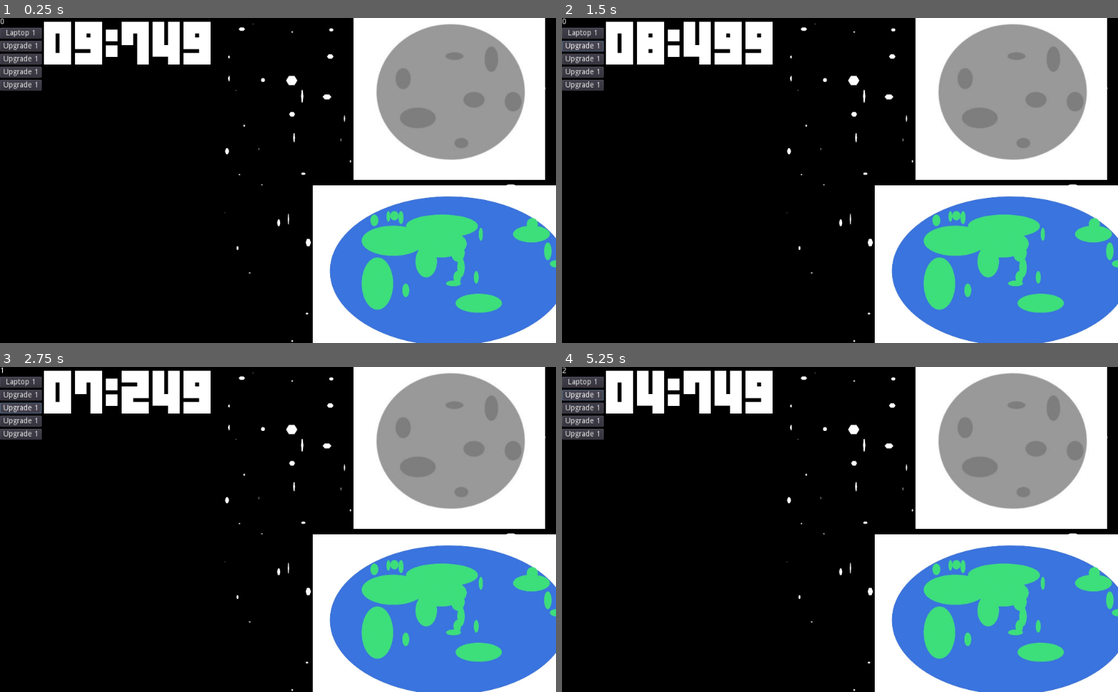
Above: before the commit, frames 1-4 (two rows, left to right).
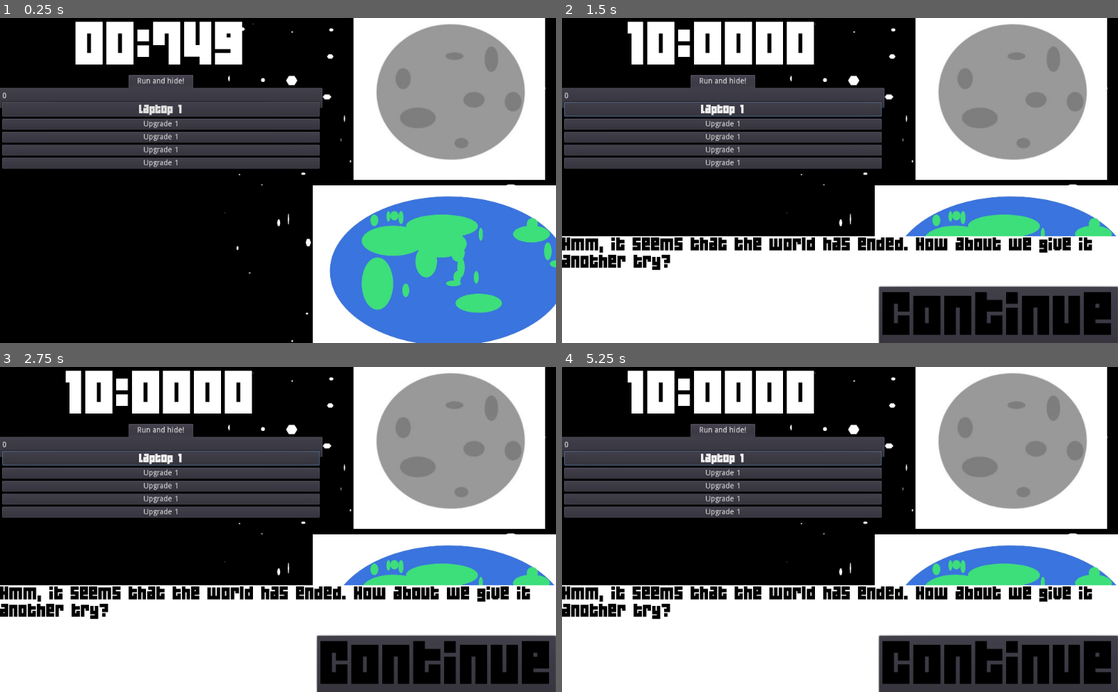
Above: after the commit, the same moments.

Repository: AngelOnFira/ludum-50
Game: Godot game, scene res://Main.tscn
Two runs of this game, one before a commit and one after it. Both use one fixed random seed, a clock stepped at 60 frames per second and the inputs below.
Inputs (mouse positions are in pixels of both pictures, inside the frame that each line leads up to):
- Up to frame 1 (0.25 s): no input
- Up to frame 2 (1.5 s): click "Laptop 1" at 0.5 s; click (584, 47) at 1.25 s, where only the run before the commit has a clickable "Upgrade 1"
- Up to frame 3 (2.75 s): click (22, 409) at 2 s, where only the run before the commit has a clickable "Upgrade 1"
- Up to frame 4 (5.25 s): click (584, 422) at 2.75 s, where only the run before the commit has a clickable "Upgrade 1"; click (584, 435) at 3.5 s, where only the run before the commit has a clickable "Upgrade 1"; click (584, 383) at 4.25 s, where only the run before the commit has a clickable "Laptop 1"; click (584, 396) at 5 s, where only the run before the commit has a clickable "Upgrade 1"

The runs differ from the first frame. In frame 1, 17% of the frame differs, in the area x 0-59%, y 0-47%; in frame 2, 48%; in frame 3, 48%; in frame 4, 48%, in the area x 0-100%, y 0-100%.

Commit message:
Better UI

Diff:
--- a/Assets/Fonts/Products.tres
+++ b/Assets/Fonts/Products.tres
@@ -3,5 +3,5 @@
 [ext_resource path="res://Assets/Fonts/04B_19__.TTF" type="DynamicFontData" id=1]
 
 [resource]
-size = 30
+size = 20
 font_data = ExtResource( 1 )
--- a/Main.gd
+++ b/Main.gd
@@ -18,7 +18,7 @@
 	"Hmm, it seems that the world has ended. How about we give it another try?",
 ]
 
-var timer = 1000 * 10 # 10 seconds
+var timer = 1000 * 1 # 10 seconds
 
 var money: float = 0.0
 
@@ -57,14 +57,14 @@
 		milliseconds,
 	]
 
-	$HBoxContainer/MidPanel/Timer.text = time_left
-	$HBoxContainer/LeftPanel/Money.text = str(amount)
+	$LeftSide/LeftSidePanel/Timer.text = time_left
+	$"LeftSide/LeftSidePanel/TabContainer/Run and hide!/LeftPanel/Money".text = str(amount)
 
 	# If time runs out, reset the timer to 10 seconds
 	if timer <= 0:
 		timer = 1000 * 10
-		$HBoxContainer/MidPanel/Timer.text = "10:0000"
-		$HBoxContainer/LeftPanel/Money.text = "0"
+		$LeftSide/LeftSidePanel/Timer.text = "10:0000"
+		$"LeftSide/LeftSidePanel/TabContainer/Run and hide!/LeftPanel/Money".text = "0"
 
 		# Show the StoryPanel
 		$StoryPanel.visible = true
--- a/Main.tscn
+++ b/Main.tscn
@@ -6,6 +6,8 @@
 [ext_resource path="res://Assets/Stars.jpg" type="Texture" id=4]
 [ext_resource path="res://Assets/Fonts/HelpFont.tres" type="DynamicFont" id=5]
 [ext_resource path="res://Assets/Fonts/TimerFont.tres" type="DynamicFont" id=6]
+[ext_resource path="res://Assets/Fonts/Products.tres" type="DynamicFont" id=7]
+[ext_resource path="res://RunAndHide.gd" type="Script" id=8]
 
 [node name="Main" type="Control"]
 anchor_right = 1.0
@@ -26,63 +28,73 @@
 scale = Vector2( 0.389734, 0.389734 )
 texture = ExtResource( 2 )
 
-[node name="HBoxContainer" type="HBoxContainer" parent="."]
+[node name="LeftSide" type="Control" parent="."]
+anchor_right = 0.58
+anchor_bottom = 1.0
+
+[node name="LeftSidePanel" type="VBoxContainer" parent="LeftSide"]
 anchor_right = 1.0
 anchor_bottom = 1.0
 
-[node name="LeftPanel" type="VBoxContainer" parent="HBoxContainer"]
-margin_right = 77.0
-margin_bottom = 600.0
-
-[node name="Money" type="Label" parent="HBoxContainer/LeftPanel"]
-margin_right = 77.0
-margin_bottom = 14.0
-
-[node name="Button" type="Button" parent="HBoxContainer/LeftPanel"]
-margin_top = 18.0
-margin_right = 77.0
-margin_bottom = 38.0
-text = "Laptop 1"
-
-[node name="Button2" type="Button" parent="HBoxContainer/LeftPanel"]
-margin_top = 42.0
-margin_right = 77.0
-margin_bottom = 62.0
-text = "Upgrade 1"
-
-[node name="Button3" type="Button" parent="HBoxContainer/LeftPanel"]
-margin_top = 66.0
-margin_right = 77.0
-margin_bottom = 86.0
-text = "Upgrade 1"
-
-[node name="Button4" type="Button" parent="HBoxContainer/LeftPanel"]
-margin_top = 90.0
-margin_right = 77.0
-margin_bottom = 110.0
-text = "Upgrade 1"
-
-[node name="Button5" type="Button" parent="HBoxContainer/LeftPanel"]
-margin_top = 114.0
-margin_right = 77.0
-margin_bottom = 134.0
-text = "Upgrade 1"
-
-[node name="MidPanel" type="VBoxContainer" parent="HBoxContainer"]
-margin_left = 81.0
-margin_right = 374.0
-margin_bottom = 600.0
-
-[node name="Timer" type="Label" parent="HBoxContainer/MidPanel"]
-margin_right = 293.0
+[node name="Timer" type="Label" parent="LeftSide/LeftSidePanel"]
+margin_right = 593.0
 margin_bottom = 101.0
 custom_fonts/font = ExtResource( 6 )
 text = "10:000"
+align = 1
 
-[node name="Planet" type="VBoxContainer" parent="HBoxContainer"]
-margin_left = 378.0
-margin_right = 378.0
-margin_bottom = 600.0
+[node name="TabContainer" type="TabContainer" parent="LeftSide/LeftSidePanel"]
+margin_top = 105.0
+margin_right = 593.0
+margin_bottom = 165.0
+
+[node name="Run and hide!" type="Tabs" parent="LeftSide/LeftSidePanel/TabContainer"]
+anchor_right = 1.0
+anchor_bottom = 1.0
+margin_left = 4.0
+margin_top = 32.0
+margin_right = -4.0
+margin_bottom = -4.0
+script = ExtResource( 8 )
+
+[node name="LeftPanel" type="VBoxContainer" parent="LeftSide/LeftSidePanel/TabContainer/Run and hide!"]
+anchor_right = 1.0
+anchor_bottom = 1.0
+
+[node name="Money" type="Label" parent="LeftSide/LeftSidePanel/TabContainer/Run and hide!/LeftPanel"]
+margin_right = 585.0
+margin_bottom = 14.0
+
+[node name="Button" type="Button" parent="LeftSide/LeftSidePanel/TabContainer/Run and hide!/LeftPanel"]
+margin_top = 18.0
+margin_right = 585.0
+margin_bottom = 45.0
+custom_fonts/font = ExtResource( 7 )
+text = "Laptop 1"
+
+[node name="Button2" type="Button" parent="LeftSide/LeftSidePanel/TabContainer/Run and hide!/LeftPanel"]
+margin_top = 49.0
+margin_right = 585.0
+margin_bottom = 69.0
+text = "Upgrade 1"
+
+[node name="Button3" type="Button" parent="LeftSide/LeftSidePanel/TabContainer/Run and hide!/LeftPanel"]
+margin_top = 73.0
+margin_right = 585.0
+margin_bottom = 93.0
+text = "Upgrade 1"
+
+[node name="Button4" type="Button" parent="LeftSide/LeftSidePanel/TabContainer/Run and hide!/LeftPanel"]
+margin_top = 97.0
+margin_right = 585.0
+margin_bottom = 117.0
+text = "Upgrade 1"
+
+[node name="Button5" type="Button" parent="LeftSide/LeftSidePanel/TabContainer/Run and hide!/LeftPanel"]
+margin_top = 121.0
+margin_right = 585.0
+margin_bottom = 141.0
+text = "Upgrade 1"
 
 [node name="StoryPanel" type="ColorRect" parent="."]
 visible = false
@@ -90,11 +102,13 @@
 anchor_right = 1.0
 anchor_bottom = 1.0
 rect_min_size = Vector2( 0, 200 )
+mouse_filter = 2
 
 [node name="RichTextLabel" type="RichTextLabel" parent="StoryPanel"]
 anchor_right = 1.0
 anchor_bottom = 1.0
 rect_min_size = Vector2( 0, 200 )
+mouse_filter = 2
 custom_colors/default_color = Color( 0, 0, 0, 1 )
 custom_fonts/mono_font = ExtResource( 5 )
 custom_fonts/normal_font = ExtResource( 5 )
@@ -113,5 +127,5 @@
 custom_fonts/font = ExtResource( 6 )
 text = "Continue"
 
-[connection signal="pressed" from="HBoxContainer/LeftPanel/Button" to="." method="_on_Button_pressed"]
+[connection signal="pressed" from="LeftSide/LeftSidePanel/TabContainer/Run and hide!/LeftPanel/Button" to="." method="_on_Button_pressed"]
 [connection signal="pressed" from="StoryPanel/Continue" to="." method="_on_Continue_pressed"]
--- /dev/null
+++ b/RunAndHide.gd
@@ -0,0 +1,16 @@
+extends Tabs
+
+
+# Declare member variables here. Examples:
+# var a = 2
+# var b = "text"
+
+
+# Called when the node enters the scene tree for the first time.
+func _ready():
+	pass # Replace with function body.
+
+
+# Called every frame. 'delta' is the elapsed time since the previous frame.
+#func _process(delta):
+#	pass
Not shown: 1 places in Main.tscn that only renumber resources
